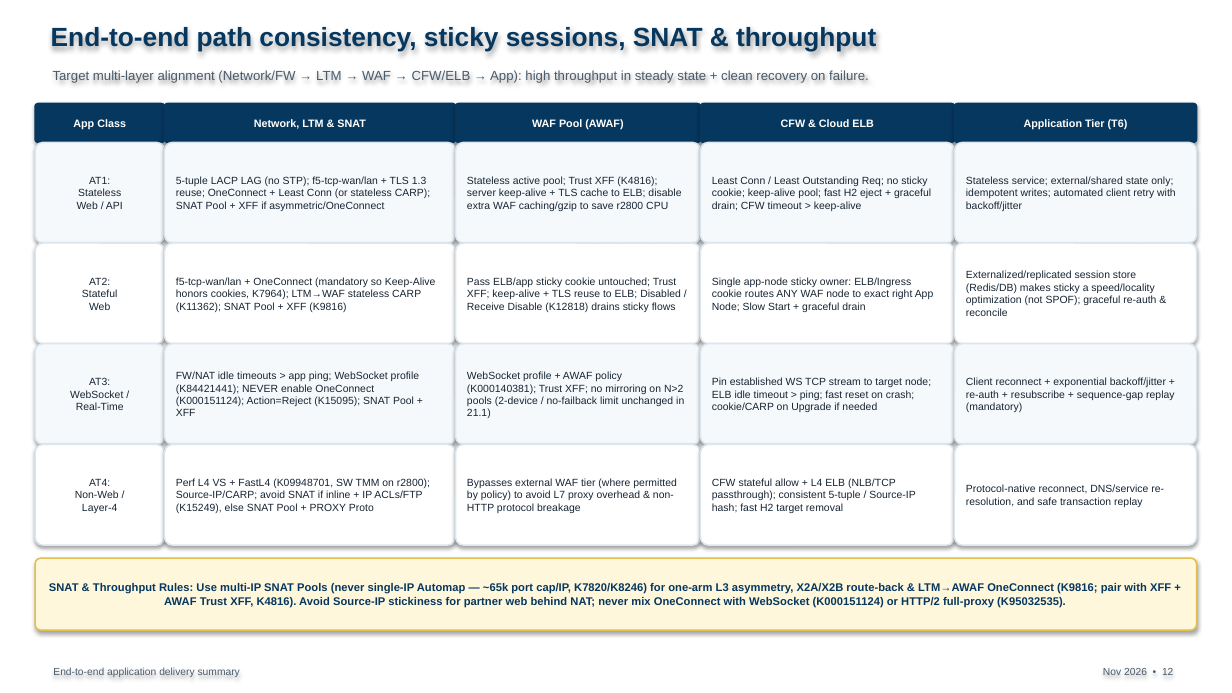
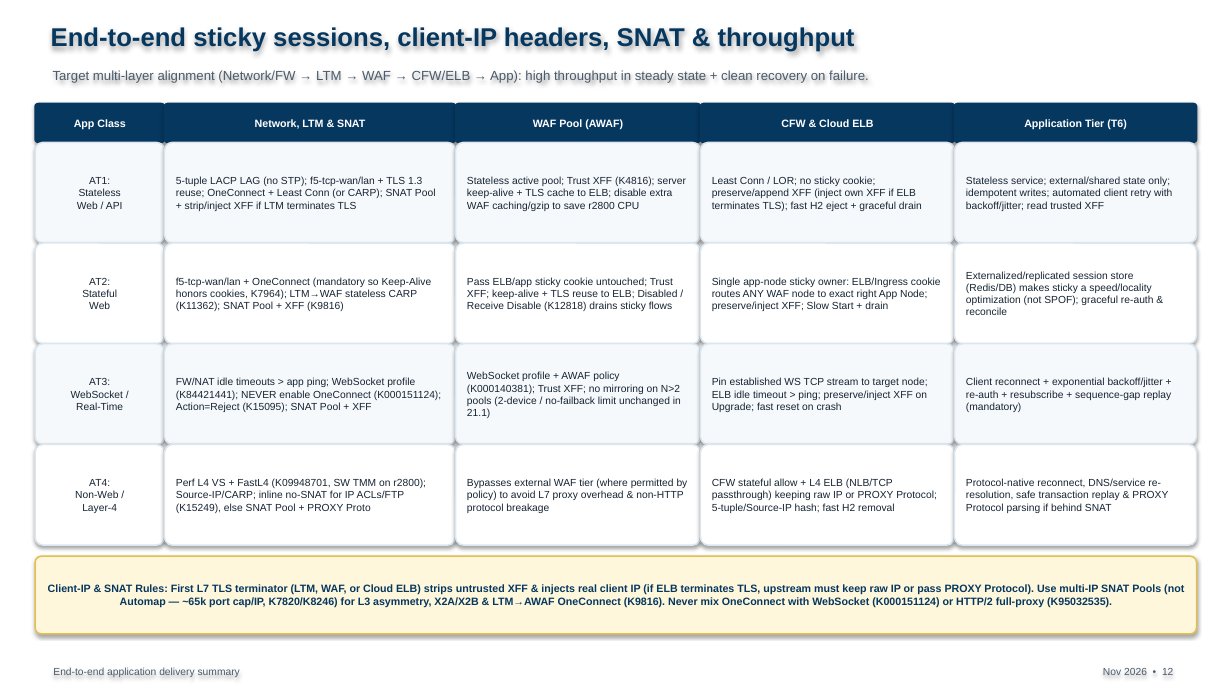
Before and after one commit to jfang88/EnterpriseWAF, a slide deck: slide 12 of management-artifacts/EnterpriseWAF_Management_Summary.pptx. Drawn at 1232x693 pixels with LibreOffice and Linux fonts; fonts in the diff are those of the drawing. Boxes give left, top, right and bottom in pixels: in the first picture for what was removed or moved away, otherwise in the second. Text is boxed around its words. In the diff, an @@ line names an element or a change of style, - is before the commit and + after.

```diff
--- a/management-artifacts/EnterpriseWAF_Management_Summary.pptx
+++ b/management-artifacts/EnterpriseWAF_Management_Summary.pptx
@@ text at (51, 27, 855, 52): text changed; size 20.5 to 20 pt @@
-End-to-end path consistency, sticky sessions, SNAT & throughput
+End-to-end sticky sessions, client-IP headers, SNAT & throughput
@@ size 8.4 to 8.3 pt in 4 elements at (165, 104, 456, 142), (456, 104, 701, 142), (701, 104, 955, 142), (955, 104, 1197, 142) @@
@@ text in rounded rectangle at (176, 176, 436, 211): text changed; size 8.1 to 8 pt @@
-5-tuple LACP LAG (no STP); f5-tcp-wan/lan + TLS 1.3 reuse; OneConnect + Least Conn (or stateless CARP); SNAT Pool + XFF if asymmetric/OneConnect
+5-tuple LACP LAG (no STP); f5-tcp-wan/lan + TLS 1.3 reuse; OneConnect + Least Conn (or CARP); SNAT Pool + strip/inject XFF if LTM terminates TLS
@@ text in rounded rectangle at (712, 176, 922, 211): text changed; size 8.1 to 8 pt @@
-Least Conn / Least Outstanding Req; no sticky cookie; keep-alive pool; fast H2 eject + graceful drain; CFW timeout > keep-alive
+Least Conn / LOR; no sticky cookie; preserve/append XFF (inject own XFF if ELB terminates TLS); fast H2 eject + graceful drain
@@ text in rounded rectangle at (966, 176, 1172, 211): text changed; size 8.1 to 8 pt @@
-Stateless service; external/shared state only; idempotent writes; automated client retry with backoff/jitter
+Stateless service; external/shared state only; idempotent writes; automated client retry with backoff/jitter; read trusted XFF
@@ text in rounded rectangle at (712, 277, 941, 311): text changed; size 8.1 to 8 pt @@
-Single app-node sticky owner: ELB/Ingress cookie routes ANY WAF node to exact right App Node; Slow Start + graceful drain
+Single app-node sticky owner: ELB/Ingress cookie routes ANY WAF node to exact right App Node; preserve/inject XFF; Slow Start + drain
@@ text in rounded rectangle at (712, 378, 928, 412): text changed; size 8.1 to 8 pt @@
-Pin established WS TCP stream to target node; ELB idle timeout > ping; fast reset on crash; cookie/CARP on Upgrade if needed
+Pin established WS TCP stream to target node; ELB idle timeout > ping; preserve/inject XFF on Upgrade; fast reset on crash
@@ size 8.1 to 8 pt in 12 elements at (35, 142, 165, 243), (456, 142, 701, 243), (35, 243, 165, 344), (165, 243, 456, 344), (456, 243, 701, 344), (955, 243, 1197, 344), (35, 344, 165, 445), (165, 344, 456, 445), (456, 344, 701, 445), (955, 344, 1197, 445), (35, 445, 165, 545), (456, 445, 701, 545) @@
@@ text in rounded rectangle at (176, 478, 426, 513): text changed; size 8.1 to 8 pt @@
-Perf L4 VS + FastL4 (K09948701, SW TMM on r2800); Source-IP/CARP; avoid SNAT if inline + IP ACLs/FTP (K15249), else SNAT Pool + PROXY Proto
+Perf L4 VS + FastL4 (K09948701, SW TMM on r2800); Source-IP/CARP; inline no-SNAT for IP ACLs/FTP (K15249), else SNAT Pool + PROXY Proto
@@ text in rounded rectangle at (712, 478, 937, 513): text changed; size 8.1 to 8 pt @@
-CFW stateful allow + L4 ELB (NLB/TCP passthrough); consistent 5-tuple / Source-IP hash; fast H2 target removal
+CFW stateful allow + L4 ELB (NLB/TCP passthrough) keeping raw IP or PROXY Protocol; 5-tuple/Source-IP hash; fast H2 removal
@@ text in rounded rectangle at (966, 478, 1168, 513): text changed; size 8.1 to 8 pt @@
-Protocol-native reconnect, DNS/service re-resolution, and safe transaction replay
+Protocol-native reconnect, DNS/service re-resolution, safe transaction replay & PROXY Protocol parsing if behind SNAT
@@ rounded rectangle "Client-IP & SNAT Rules: First ...": place and size @@
-rounded rectangle "Client-IP & SNAT Rules: First ..." at (35, 558, 1197, 630)
+rounded rectangle "Client-IP & SNAT Rules: First ..." at (35, 556, 1197, 634)
@@ text in rounded rectangle at (48, 584, 1184, 608): text changed; size 8.7 to 8.3 pt @@
-SNAT & Throughput Rules: Use multi-IP SNAT Pools (never single-IP Automap — ~65k port cap/IP, K7820/K8246) for one-arm L3 asymmetry, X2A/X2B route-back & LTM→AWAF OneConnect (K9816; pair with XFF + AWAF Trust XFF, K4816). Avoid Source-IP stickiness for partner web behind NAT; never mix OneConnect with WebSocket (K000151124) or HTTP/2 full-proxy (K95032535).
+Client-IP & SNAT Rules: First L7 TLS terminator (LTM, WAF, or Cloud ELB) strips untrusted XFF & injects real client IP (if ELB terminates TLS, upstream must keep raw IP or pass PROXY Protocol). Use multi-IP SNAT Pools (not Automap — ~65k port cap/IP, K7820/K8246) for L3 asymmetry, X2A/X2B & LTM→AWAF OneConnect (K9816). Never mix OneConnect with WebSocket (K000151124) or HTTP/2 full-proxy (K95032535).
```
Also in this commit, not shown: 5 other slides changed, 2 slides added, 1 slide removed, 8 other files.
